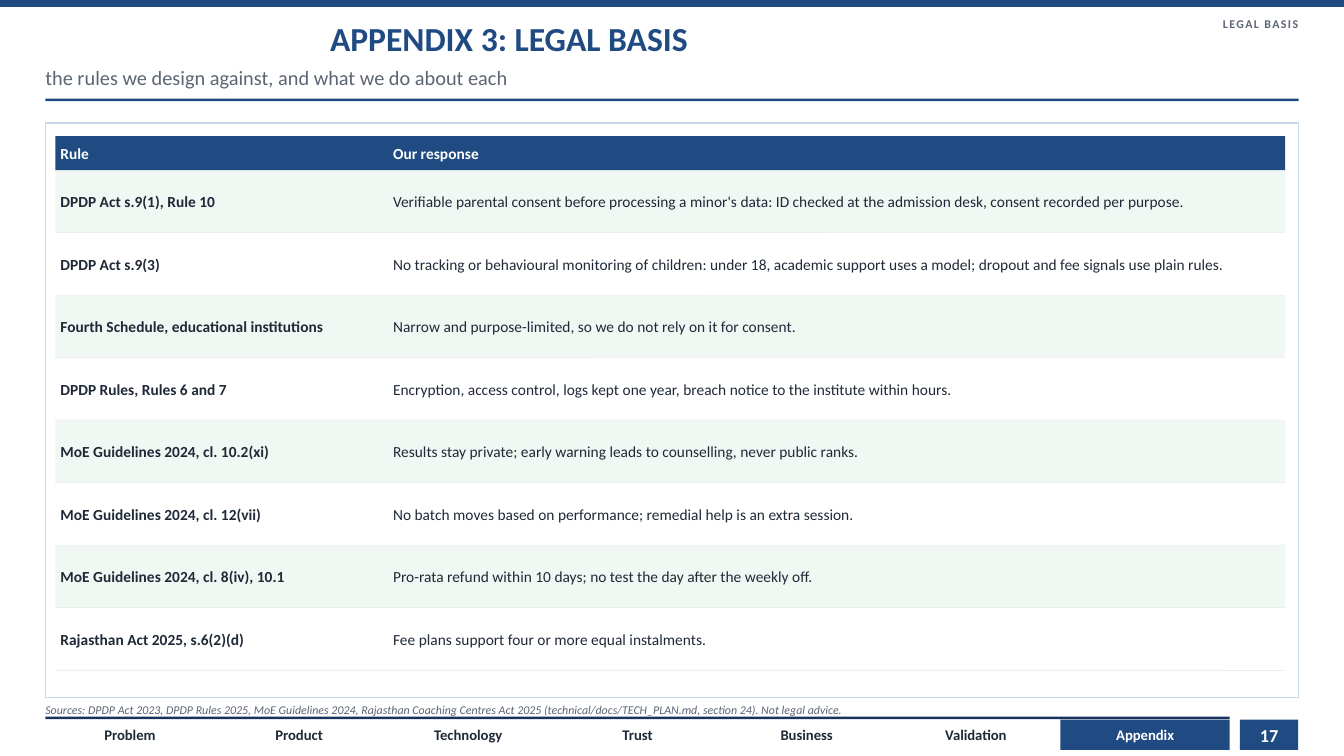
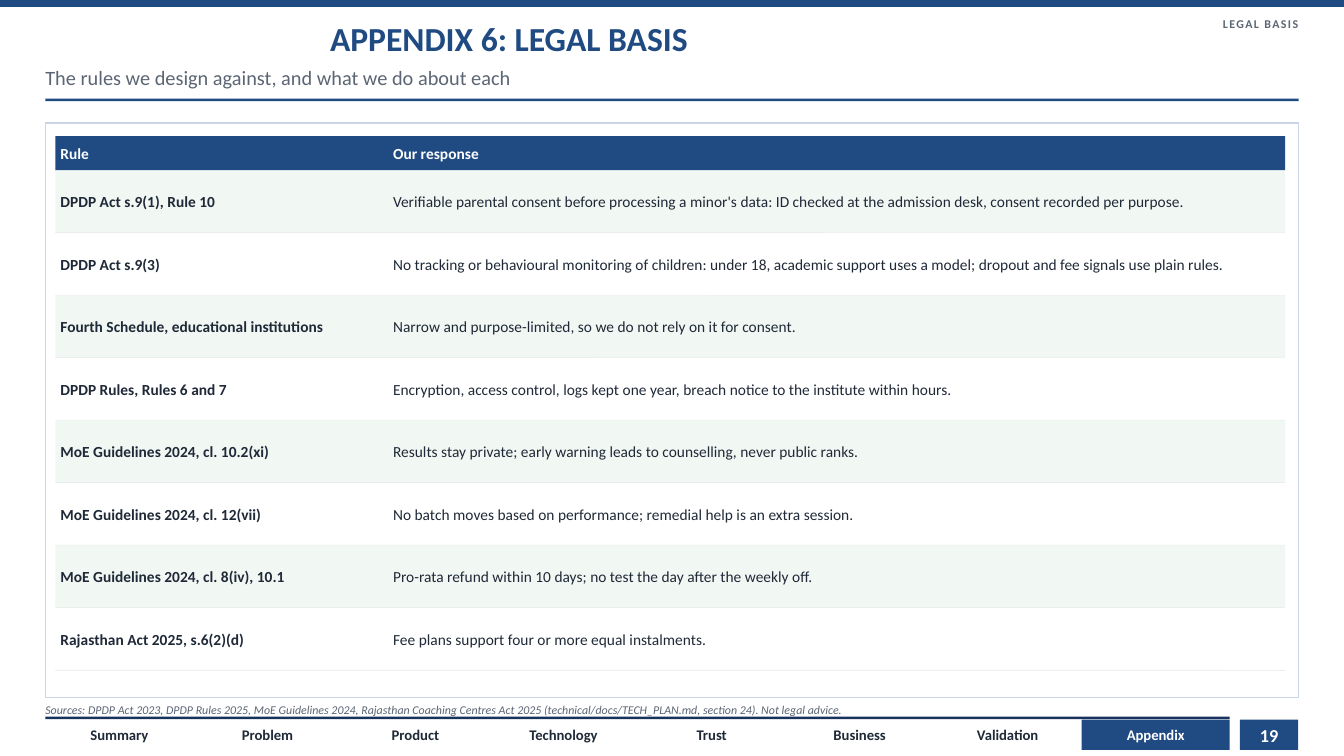
Before and after one commit to AdityaKuranjekar/institute-intelligence-platform, a slide deck: slide 19 of slides/AlphaQ_CaseB_Round1.pptx (slide 17 before the commit). Drawn at 1344x756 pixels with LibreOffice and Linux fonts; fonts in the diff are those of the drawing. Boxes give left, top, right and bottom in pixels: in the first picture for what was removed or moved away, otherwise in the second. Text is boxed around its words. In the diff, an @@ line names an element or a change of style, - is before the commit and + after.

```diff
--- a/slides/AlphaQ_CaseB_Round1.pptx
+++ b/slides/AlphaQ_CaseB_Round1.pptx
@@ title at [330, 28, 688, 52]: text changed @@
-APPENDIX 3: LEGAL BASIS
+APPENDIX 6: LEGAL BASIS
@@ text at [45, 71, 510, 89]: text changed @@
-the rules we design against, and what we do about each
+The rules we design against, and what we do about each
@@ text added at [90, 730, 148, 743], 10.5 pt, text #1F2937, bold @@
+Summary
@@ text "Problem": place and size @@
-text "Problem" at [104, 729, 155, 740]
+text "Problem" at [242, 729, 293, 740]
@@ text "Product": place and size @@
-text "Product" at [275, 729, 322, 740]
+text "Product" at [392, 729, 439, 740]
@@ text "Technology": place and size @@
-text "Technology" at [434, 729, 502, 743]
+text "Technology" at [529, 729, 597, 743]
@@ text "Trust": place and size @@
-text "Trust" at [622, 730, 652, 740]
+text "Trust" at [697, 730, 727, 740]
@@ text "Business": place and size @@
-text "Business" at [781, 730, 833, 740]
+text "Business" at [833, 730, 885, 740]
@@ text "Validation": place and size @@
-text "Validation" at [945, 729, 1006, 740]
+text "Validation" at [977, 729, 1038, 740]
@@ text "Appendix": place and size @@
-text "Appendix" at [1116, 729, 1174, 743]
+text "Appendix" at [1127, 729, 1185, 743]
@@ rectangle: place and size @@
-rectangle at [1061, 720, 1230, 750]
+rectangle at [1082, 720, 1230, 750]
@@ page number at [1260, 730, 1278, 742]: text changed @@
-17
+19
```
Also in this commit, not shown: 13 other slides changed, 6 slides added, 2 slides removed, 47 other files.
